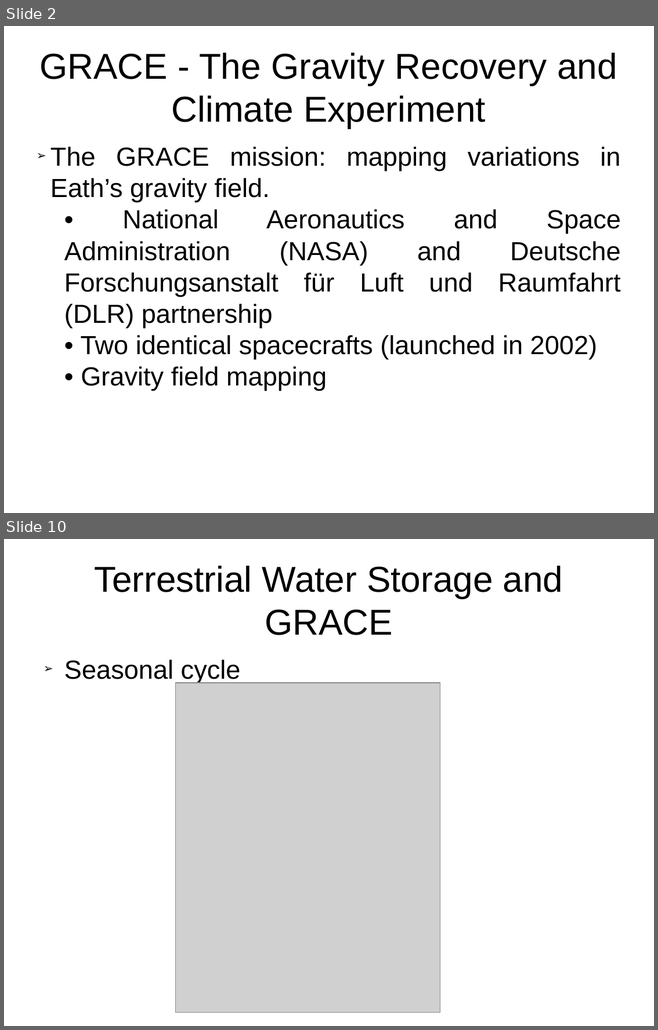
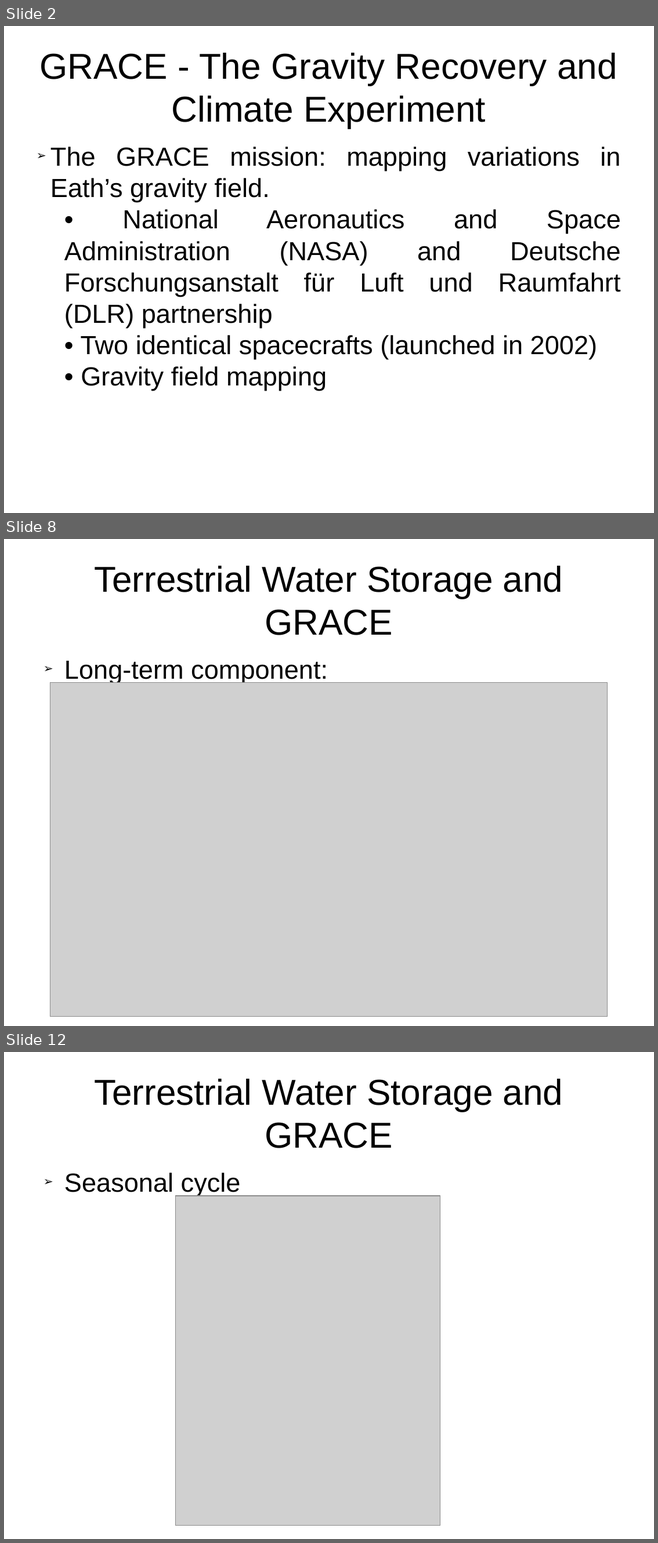
Before and after one commit to fvgatts/apresenta-o, a slide deck: presentation-TWSandGRACE.odp. Shown one above the other, each under a label of ours: slides 2 and 10 before the commit, slides 2, 8 and 12 after it; the slides between them are not shown. The pictures are 658x1030 and 658x1543 pixels, drawn with LibreOffice and Linux fonts; fonts in the diff are those of the drawing; grey boxes stand for pictures. Boxes give left, top, right and bottom in pixels: in the first picture for what was removed or moved away, otherwise in the second. Text is boxed around its words. In the diff, an @@ line names an element or a change of style, - is before the commit and + after.

Commit message:
s2 to s11 - (figures to edit)

```diff
--- a/presentation-TWSandGRACE.odp
+++ b/presentation-TWSandGRACE.odp
@@ slide 8 added at (x1=4, y1=539, x2=654, y2=1026), background #FFFFFF @@
@@ title added at (x1=94, y1=566, x2=563, y2=635), 44 pt, text #000000 @@
+Terrestrial Water Storage and GRACE
@@ text added at (x1=64, y1=661, x2=328, y2=684), 32 pt, text #000000 @@
+➢ Long-term component:
@@ picture added at (x1=50, y1=683, x2=608, y2=1017) @@
@@ what was slide 10 is now slide 12 @@
```
Also in this commit, not shown: 5 slides changed, 2 other slides added, 1 slide removed.
